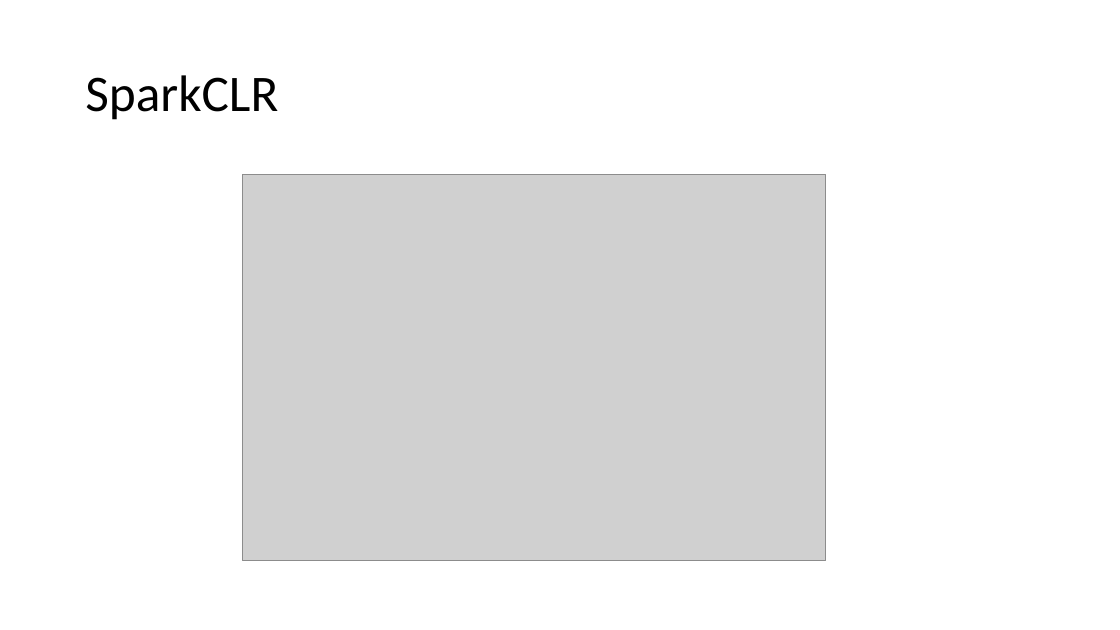
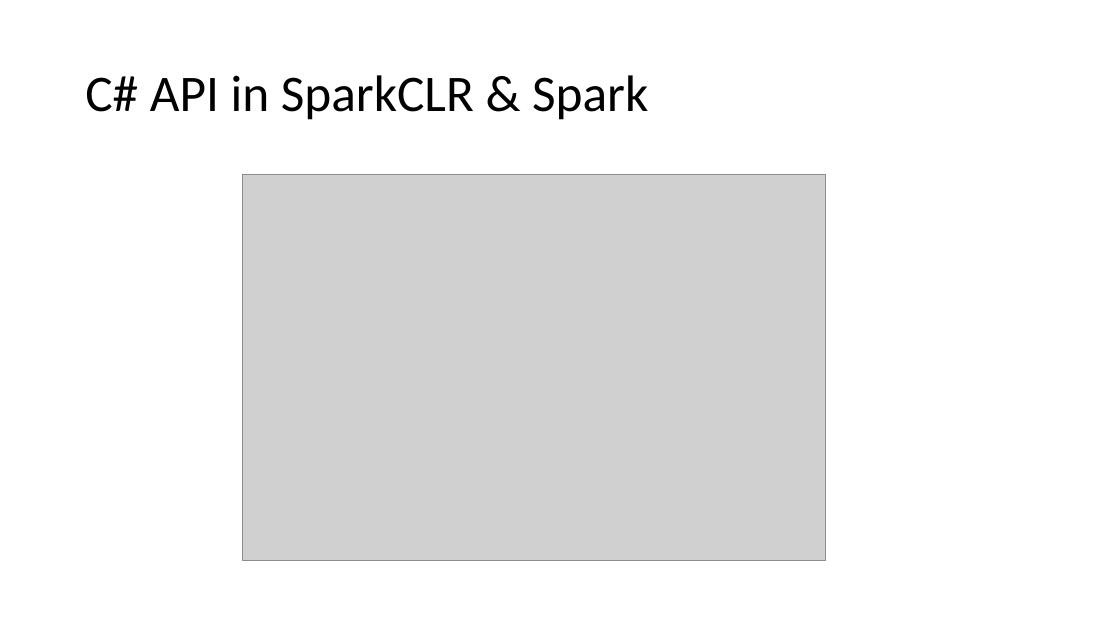
Before and after one commit to microsoft/Mobius, a slide deck: slide 5 of docs/SparkCLR.pptx. Drawn at 1120x630 pixels with LibreOffice and Linux fonts; fonts in the diff are those of the drawing; grey boxes stand for pictures. Boxes give left, top, right and bottom in pixels: in the first picture for what was removed or moved away, otherwise in the second. Text is boxed around its words. In the diff, an @@ line names an element or a change of style, - is before the commit and + after.

```diff
--- a/docs/SparkCLR.pptx
+++ b/docs/SparkCLR.pptx
@@ title at (85,75,648,120): text changed @@
-SparkCLR
+C# API in SparkCLR & Spark
```
Also in this commit, not shown: 8 other slides changed, 1 slide added, 6 slides removed, 1 other file.
